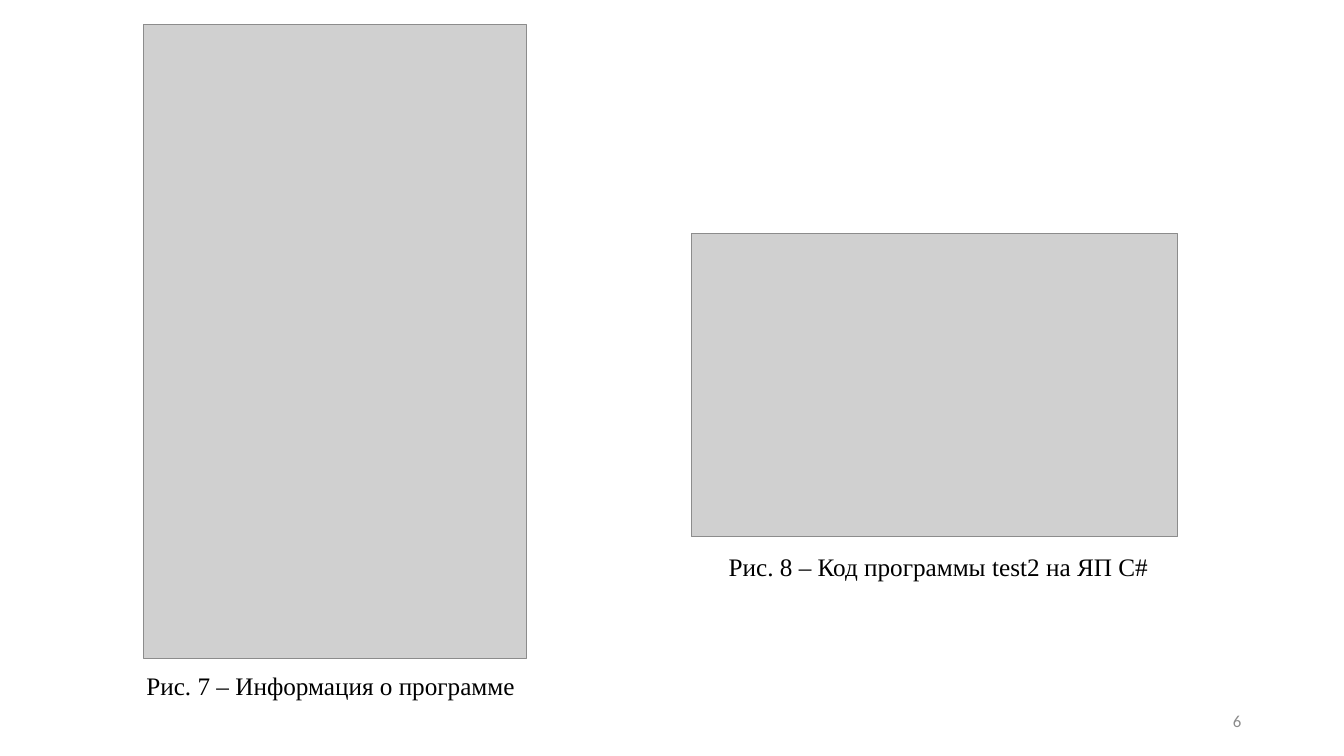
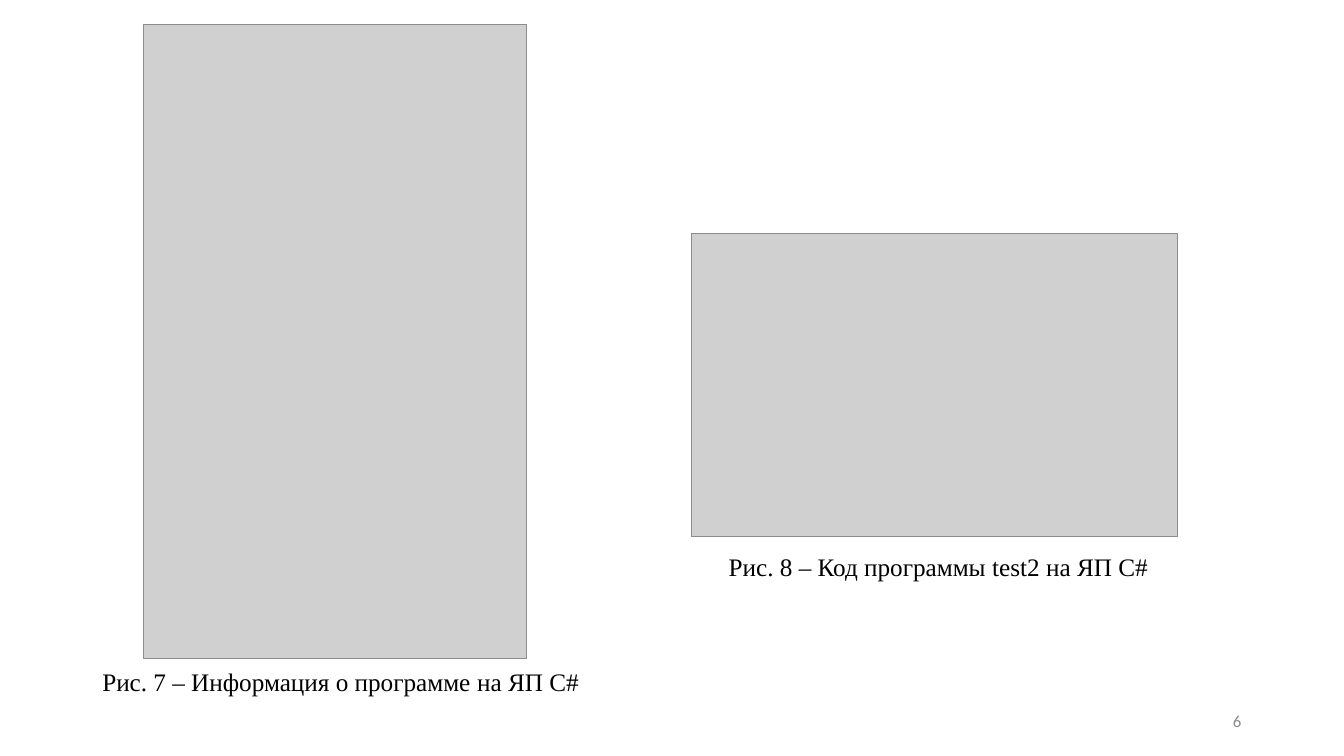
Before and after one commit to RomanKostin/Reverse_Engineering_Blinskii_Kostin_TKI-341, a slide deck: slide 6 of lab1/Лр1_Энтропия.pptx. Drawn at 1344x756 pixels with LibreOffice and Linux fonts; fonts in the diff are those of the drawing; grey boxes stand for pictures; background and template pictures are left out. Boxes give left, top, right and bottom in pixels: in the first picture for what was removed or moved away, otherwise in the second. Text is boxed around its words. In the diff, an @@ line names an element or a change of style, - is before the commit and + after.

```diff
--- a/lab1/Лр1_Энтропия.pptx
+++ b/lab1/Лр1_Энтропия.pptx
@@ text at [102,673,578,697]: text changed @@
-Рис. 7 – Информация о программе
+Рис. 7 – Информация о программе на ЯП C#
```
Also in this commit, not shown: 12 other slides changed, 1 slide added.
